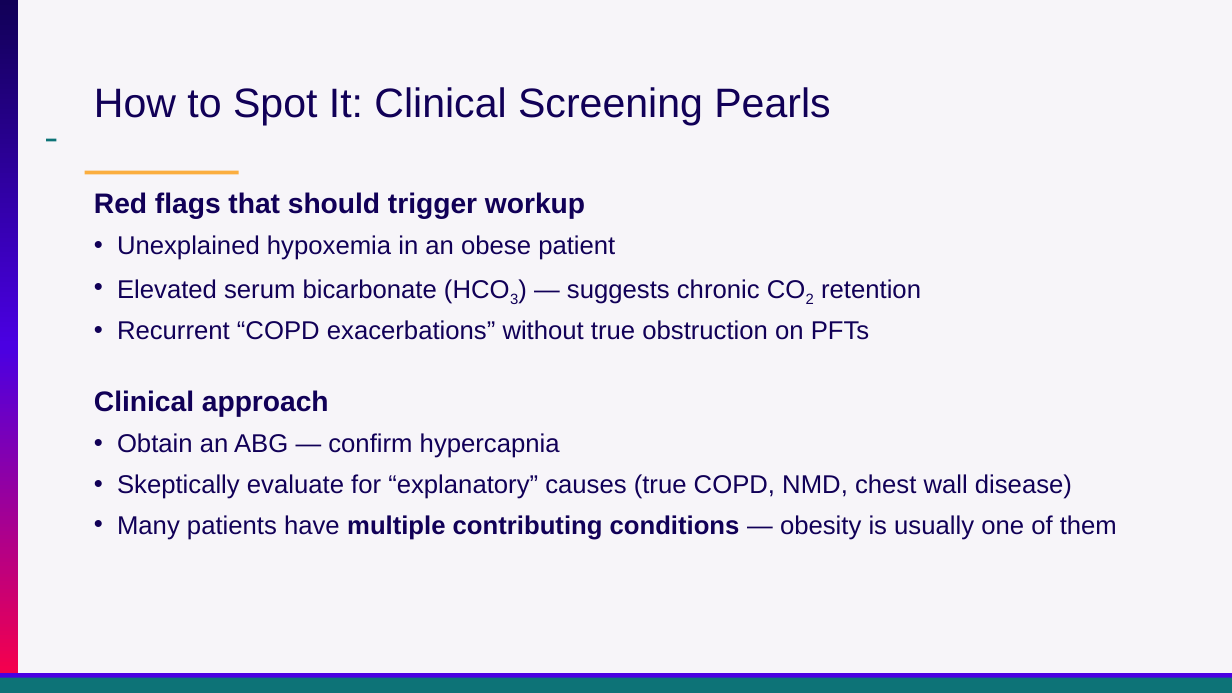
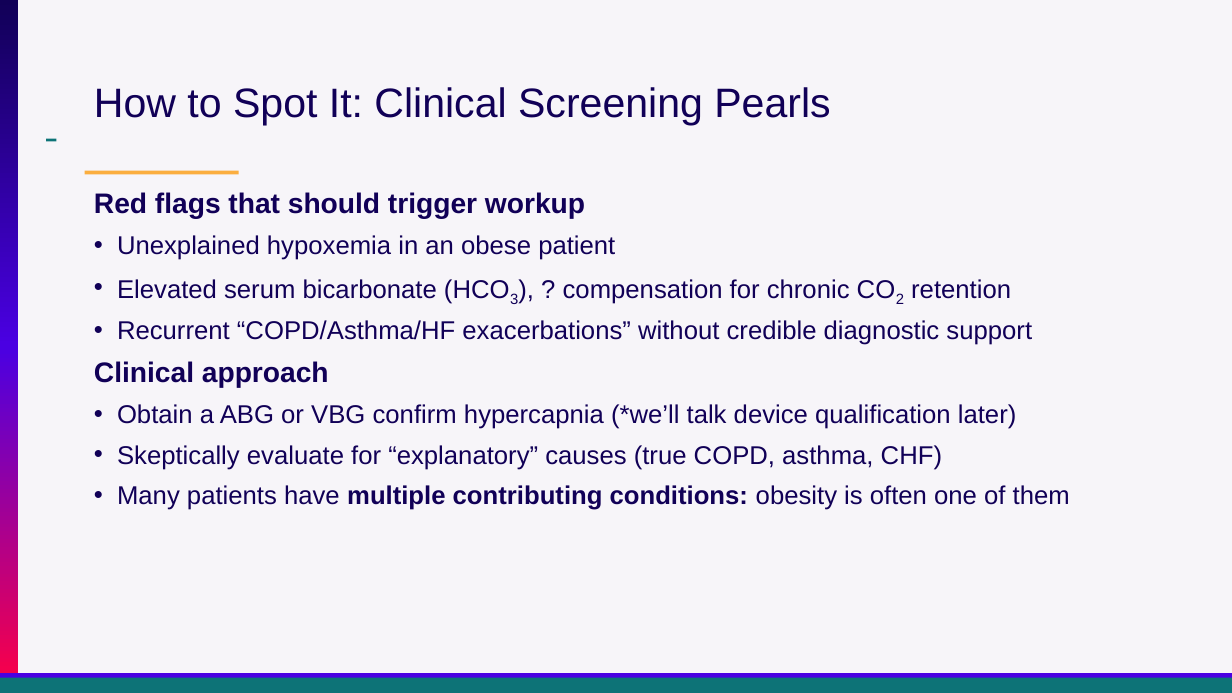
Before and after one commit to reblocke/clinical_talks, a slide deck: slide 13 of archive/Presentations/Locke Utah ACP OHS 2026.pptx (slide 21 before the commit). Drawn at 1232x693 pixels with LibreOffice and Linux fonts; fonts in the diff are those of the drawing. Boxes give left, top, right and bottom in pixels: in the first picture for what was removed or moved away, otherwise in the second. Text is boxed around its words. In the diff, an @@ line names an element or a change of style, - is before the commit and + after.

```diff
--- a/archive/Presentations/Locke Utah ACP OHS 2026.pptx
+++ b/archive/Presentations/Locke Utah ACP OHS 2026.pptx
@@ text at (117, 279, 1032, 345): text changed @@
-• Elevated serum bicarbonate (HCO3) — suggests chronic CO2 retention
-• Recurrent “COPD exacerbations” without true obstruction on PFTs
+• Elevated serum bicarbonate (HCO3), ? compensation for chronic CO2 retention
+• Recurrent “COPD/Asthma/HF exacerbations” without credible diagnostic support
@@ text at (117, 404, 1070, 510): text changed @@
-• Obtain an ABG — confirm hypercapnia
-• Skeptically evaluate for “explanatory” causes (true COPD, NMD, chest wall disease)
-• Many patients have multiple contributing conditions — obesity is usually one of them
+• Obtain a ABG or VBG confirm hypercapnia (*we’ll talk device qualification later)
+• Skeptically evaluate for “explanatory” causes (true COPD, asthma, CHF)
+• Many patients have multiple contributing conditions: obesity is often one of them
```
Also in this commit, not shown: 25 other slides changed, 8 slides added, 7 slides removed, 1 other file.
